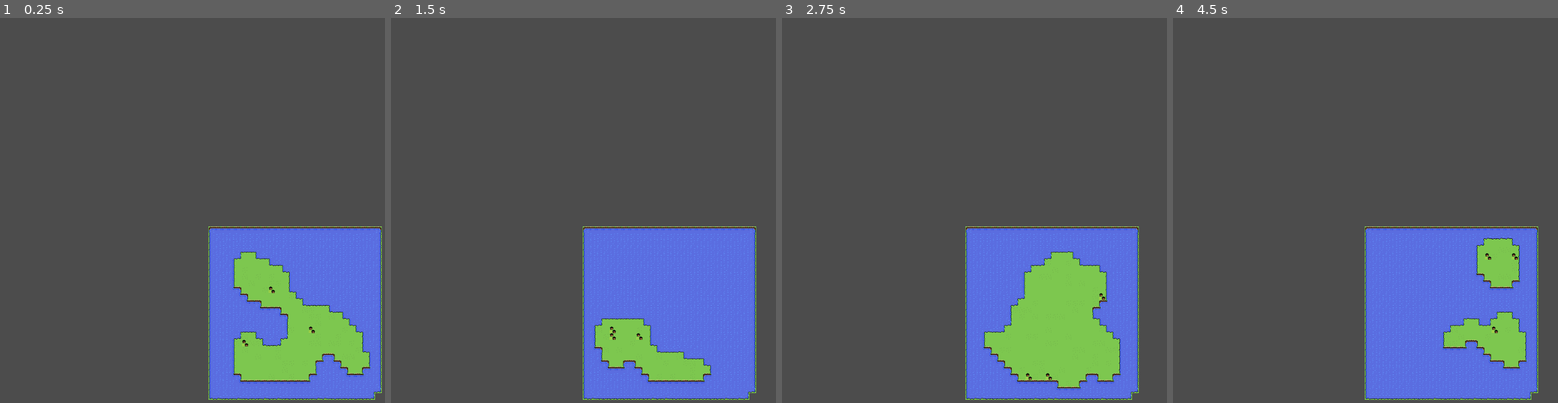
Above: before the commit, frames 1-4 (left to right).
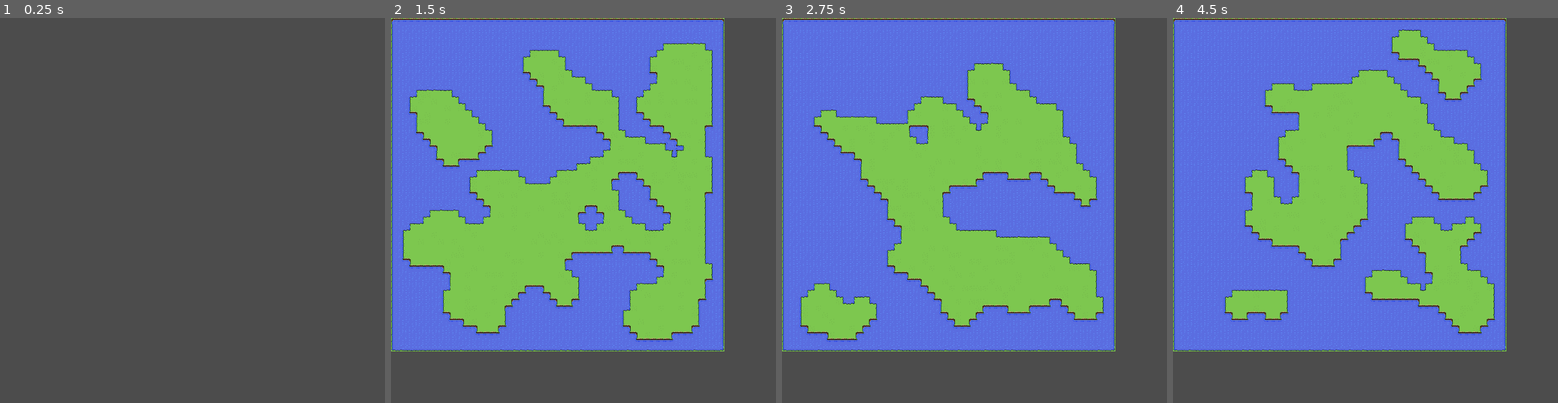
Above: after the commit, the same moments.

Repository: TheWongGuy/royalty
Game: Godot game, scene res://devscene.tscn
Two runs of this game, one before a commit and one after it. Both use one fixed random seed, a clock stepped at 60 frames per second and the inputs below.
Inputs (mouse positions are in pixels of both pictures, inside the frame that each line leads up to):
- Up to frame 1 (0.25 s): no input
- Up to frame 2 (1.5 s): tap Enter at 0.5 s; move the mouse to (691, 206) at 0.52 s; hold D 0.53-1.25 s; tap Space at 0.6, 0.77, 1.07 s; click (691, 206) at 0.67 s; drag from (514, 249) to (579, 310) at 1.27 s
- Up to frame 3 (2.75 s): tap Space at 2, 2.1 s; move the mouse to (1032, 133) at 2.02 s; hold D from 2.03 s (still down)
- Up to frame 4 (4.5 s): release D at 2.75 s; tap Enter at 2.75 s; drag from (1361, 310) to (1257, 164) at 2.77 s; tap Space at 3.5, 3.6, 3.77, 4.07 s; move the mouse to (1507, 287) at 3.52 s; hold A 3.53-4.25 s; drag from (1257, 164) to (1319, 121) at 4.27 s

The runs differ from the first frame. In frame 1, 20% of the frame differs, in the area x 54-100%, y 54-100%; in frame 2, 79%, in the area x 0-95%, y 0-100%; in frame 3, 78%; in frame 4, 79%.

Commit message:
Optimize World Generation Code

Diff:
--- a/devscene.tscn
+++ b/devscene.tscn
@@ -1,11 +1,11 @@
 [gd_scene load_steps=5 format=2]
 
 [ext_resource path="res://tiles/groundtiles.tres" type="TileSet" id=1]
-[ext_resource path="res://scripts/world_generation.gd" type="Script" id=2]
+[ext_resource path="res://scripts/map.gd" type="Script" id=2]
 [ext_resource path="res://scripts/camera_controller.gd" type="Script" id=3]
 [ext_resource path="res://scripts/animate_water.gd" type="Script" id=4]
 
-[node name="World" type="Node2D"]
+[node name="Map" type="Node2D"]
 script = ExtResource( 2 )
 
 [node name="TileMap" type="TileMap" parent="."]
@@ -21,12 +21,11 @@
 [node name="WaterAnimator" type="Node2D" parent="TileMap"]
 script = ExtResource( 4 )
 
-[node name="KingdomMap" type="TileMap" parent="."]
+[node name="CivilizationMap" type="TileMap" parent="."]
 tile_set = ExtResource( 1 )
 cell_size = Vector2( 16, 16 )
 cell_custom_transform = Transform2D( 16, 16, 0, 16, 0, 0 )
 format = 1
 
 [node name="Camera2D" type="Camera2D" parent="."]
-current = true
 script = ExtResource( 3 )
--- a/project.godot
+++ b/project.godot
@@ -10,12 +10,24 @@
 
 _global_script_classes=[ {
 "base": "Node2D",
+"class": "Cell",
+"language": "GDScript",
+"path": "res://scripts/Cell.gd"
+}, {
+"base": "Node2D",
 "class": "Kingdom",
 "language": "GDScript",
 "path": "res://scripts/kingdom.gd"
+}, {
+"base": "Node2D",
+"class": "Map",
+"language": "GDScript",
+"path": "res://scripts/map.gd"
 } ]
 _global_script_class_icons={
-"Kingdom": ""
+"Cell": "",
+"Kingdom": "",
+"Map": ""
 }
 
 [application]
--- /dev/null
+++ b/scripts/Cell.gd
@@ -0,0 +1,18 @@
+extends Node2D
+
+class_name Cell
+
+enum Type {
+	WATER = 2
+	LAND = 1
+	VILLAGE = 3
+}
+
+var location : Vector2
+var type : int
+var height : int # TODO: Implement perlin noise height?
+var land_mass # reference to land mass of current cell
+
+func  _init(location : Vector2, type : int):
+	self.location = location
+	self.type = type
--- a/scripts/animate_water.gd
+++ b/scripts/animate_water.gd
@@ -2,21 +2,21 @@
 
 var timeout = false
 var timer
-var tilemap
+var tile_map
 
 func _ready():
-	tilemap = get_parent()
-	timer = tilemap.get_node("WaterTimer")
+	tile_map = get_parent()
+	timer = tile_map.get_node("WaterTimer")
 	timer.connect("timeout", self, "_on_timer_timeout")
 
 func _process(delta):
 	if timeout == true:
-		for cell in tilemap.get_used_cells_by_id(Global.TILE_TYPE.WATER):
-			var tile = tilemap.get_cell_autotile_coord(cell.x, cell.y)
+		for cell in tile_map.get_used_cells_by_id(Cell.Type.WATER):
+			var tile = tile_map.get_cell_autotile_coord(cell.x, cell.y)
 			if(tile == Vector2(1, 1)):
-				tilemap.set_cell(cell.x, cell.y, Global.TILE_TYPE.WATER, false, false, false, Vector2(2, 1))
+				tile_map.set_cell(cell.x, cell.y, Cell.Type.WATER, false, false, false, Vector2(2, 1))
 			elif(tile == Vector2(2, 1)):
-				tilemap.set_cell(cell.x, cell.y, Global.TILE_TYPE.WATER, false, false, false, Vector2(1, 1))
+				tile_map.set_cell(cell.x, cell.y, Cell.Type.WATER, false, false, false, Vector2(1, 1))
 		timeout = false
 
 
--- a/scripts/global.gd
+++ b/scripts/global.gd
@@ -1,10 +1,4 @@
 extends Node
-
-const TILE_TYPE = {
-	'WATER': 2,
-	'LAND': 1,
-	'VILLAGE': 3
-}
 
 const CITY_NAME_PREFIXES = [
 	"Winter",
@@ -35,7 +29,3 @@
 	"Keep",
 	"Falls"
 ]
-
-const KINGDOMS = []
-
-const LAND_CELLS = []
--- /dev/null
+++ b/scripts/map.gd
@@ -0,0 +1,123 @@
+extends Node2D
+
+class_name Map
+
+export var water_percentage = 50
+export var map_size = Vector2(50, 50)
+export var civilization_count = 3
+
+var tile_map
+var civilization_map
+
+const CIVILIZATIONS = []
+const LAND_CELLS = []
+const CELL_MAP = {}
+
+func get_cell(location : Vector2) -> Cell:
+	return CELL_MAP[location] as Cell
+
+func _ready():
+	tile_map = get_node("TileMap")
+	civilization_map = get_node("CivilizationMap")
+
+func generate() -> void:
+	_generate_cell_map()
+	for _i in range(4):
+		_smooth()
+	_draw_map()
+
+func _generate_cell_map() -> void:
+	print("Generating Cell Map")
+	for x in map_size.x:
+		for y in map_size.y:
+			var location = Vector2(x, y)
+			var cell_type = randi() % 100
+			if cell_type < water_percentage:
+				CELL_MAP[location] = Cell.new(location, Cell.Type.WATER)
+				add_child(CELL_MAP[location])
+			else:
+				CELL_MAP[location] = Cell.new(location, Cell.Type.LAND)
+	_create_water_border()
+
+func _create_water_border() -> void:
+	for x in map_size.x:
+		get_cell(Vector2(x, 0)).type = Cell.Type.WATER
+		get_cell(Vector2(x, 1)).type = Cell.Type.WATER
+		get_cell(Vector2(x, map_size.y-1)).type = Cell.Type.WATER
+		get_cell(Vector2(x, map_size.y-2)).type = Cell.Type.WATER
+	for y in map_size.y:
+		get_cell(Vector2(0, y)).type = Cell.Type.WATER
+		get_cell(Vector2(1, y)).type = Cell.Type.WATER
+		get_cell(Vector2(map_size.x-1, y)).type = Cell.Type.WATER
+		get_cell(Vector2(map_size.x-2, y)).type = Cell.Type.WATER
+
+func _smooth() -> void:
+	for x in range(1, map_size.x-1):
+		for y in range(1, map_size.y-1):
+			_iterate_cell(Vector2(x, y))
+
+func _iterate_cell(location : Vector2) -> void:
+	var land_count = _get_neighbour_land_count(location)
+
+	if land_count < 4:
+		get_cell(location).type = Cell.Type.WATER
+	elif land_count > 4:
+		get_cell(location).type = Cell.Type.LAND
+
+# Consider moving this logic into cells, avoiding for now
+func _get_neighbour_land_count(location : Vector2) -> int:
+	var land_count = 0
+	var top_left = Vector2(location.x-1, location.y-1)
+	var bottom_right = Vector2(location.x+1, location.y+1)
+
+	for local_x in range(top_left.x, bottom_right.x + 1):
+		for local_y in range(top_left.y, bottom_right.y + 1):
+			var local_pos = Vector2(local_x, local_y)
+			if local_pos == location:
+				continue
+			if(local_pos.x <= -1 or local_pos.x >= map_size.x or local_pos.y <= -1 or local_pos.y >= map_size.y):
+				continue
+			if(get_cell(local_pos).type == Cell.Type.LAND):
+				land_count += 1
+
+	return land_count
+
+#func refresh_land_tiles():
+#	Global.LAND_CELLS.clear()
+#	for x in map_size.x:
+#		for y in map_size.y:
+#			var cell = tilemap.get_cell(x, y)
+#			if cell == TILE_TYPE.LAND:
+#				Global.LAND_CELLS.append(Vector2(x, y))
+#
+#func generate_civilizations():
+#	refresh_land_tiles()
+#	print("Generating Civilzations")
+#	for i in civilization_count:
+#		generate_civilization()
+#
+#func generate_civilization():
+#	var index = randi() % len(Global.LAND_CELLS)
+#	var cell = Global.LAND_CELLS[index]
+#	while(kingdommap.get_cellv(cell) == Global.TILE_TYPE.VILLAGE):
+#		index += 1
+#		index = index % len(Global.LAND_CELLS)
+#		cell = Global.LAND_CELLS[index]
+#
+#	var kingdom = Kingdom.new(Kingdom.generate_name(), cell)
+#	Global.KINGDOMS.append(kingdom)
+#	add_child(kingdom)
+#
+func _draw_map():
+	print("Drawing Map")
+	for cell in CELL_MAP.values():
+		tile_map.set_cellv(cell.location, cell.type)
+	_update_bitmask()
+
+func _update_bitmask():
+	tile_map.update_bitmask_region(Vector2(0, 0), map_size)
+
+func _input(ev):
+	var just_pressed = ev.is_pressed() and not ev.is_echo()
+	if ev is InputEventKey and ev.scancode == KEY_SPACE and just_pressed:
+		generate()
--- a/scripts/world_generation.gd
+++ /dev/null
@@ -1,130 +0,0 @@
-extends Node2D
-
-export var water_percentage = 50
-export var map_size = Vector2(25, 25)
-export var civilization_count = 3
-
-var TILE_TYPE = Global.TILE_TYPE
-
-var tilemap
-var kingdommap
-
-func generate_world():
-	_clear_kingdoms()
-	print("Generating Map")
-	place_cells()
-	create_water_border()
-	for i in range(4):
-		smooth()
-	update_bitmask()
-	generate_civilizations()
-
-
-func _clear_kingdoms() -> void:
-	for kingdom in Global.KINGDOMS:
-		kingdommap.set_cell(kingdom.location.x, kingdom.location.y, -1)
-		remove_child(kingdom)
-	Global.KINGDOMS.clear()
-
-# Called when the node enters the scene tree for the first time.
-func _ready():
-	tilemap = get_node("TileMap")
-	kingdommap = get_node("KingdomMap")
-	generate_world()
-
-func _input(ev):
-	var just_pressed = ev.is_pressed() and not ev.is_echo()
-	if ev is InputEventKey and ev.scancode == KEY_SPACE and just_pressed:
-		generate_world()
-
-func place_cells():
-	for x in map_size.x:
-		for y in map_size.y:
-			var cell_type = randi() % 100
-			if cell_type < water_percentage:
-				tilemap.set_cell(x, y, TILE_TYPE.WATER)
-			else:
-				tilemap.set_cell(x, y, TILE_TYPE.LAND)
-
-func create_water_border():
-	for x in map_size.x:
-		tilemap.set_cell(x, 0, TILE_TYPE.WATER)
-		tilemap.set_cell(x, map_size.y, TILE_TYPE.WATER)
-		tilemap.set_cell(x, 1, TILE_TYPE.WATER)
-		tilemap.set_cell(x, map_size.y-1, TILE_TYPE.WATER)
-	for y in map_size.y:
-		tilemap.set_cell(0, y, TILE_TYPE.WATER)
-		tilemap.set_cell(map_size.x, y, TILE_TYPE.WATER)
-		tilemap.set_cell(1, y, TILE_TYPE.WATER)
-		tilemap.set_cell(map_size.x-1, y, TILE_TYPE.WATER)
-
-func smooth():
-	for x in range(1, map_size.x-1):
-		for y in range(1, map_size.y-1):
-			iterate_cell(x, y)
-
-func iterate_cell(x, y):
-	var cell = tilemap.get_cell(x, y)
-	var cell_counts = get_neighbour_cell_count(x, y)
-
-	if cell_counts.WATER_COUNT > 4:
-		tilemap.set_cell(x, y, TILE_TYPE.WATER)
-	elif cell_counts.WATER_COUNT < 4:
-		tilemap.set_cell(x, y, TILE_TYPE.LAND)
-
-# Grabs neighbour cell count including diagonals
-func get_neighbour_cell_count(x, y):
-	var top_left = Vector2(x-1, y-1)
-	var bottom_right = Vector2(x+1, y+1)
-
-	if x-1 < 0:
-		top_left.x = 0
-	if y-1 < 0:
-		top_left.y = 0
-
-	if x+1 >= map_size.x:
-		bottom_right.x = map_size.x - 1
-	if y+1 >= map_size.y:
-		bottom_right.y = map_size.y - 1
-
-	var water_count = 0
-	var land_count = 0
-
-	for local_x in range(top_left.x, bottom_right.x + 1):
-		for local_y in range(top_left.y, bottom_right.y + 1):
-			if local_x == x and local_y == y:
-				continue
-			match tilemap.get_cell(local_x, local_y):
-				TILE_TYPE.WATER:
-					water_count += 1
-				TILE_TYPE.LAND:
-					land_count += 1
-	return {'WATER_COUNT': water_count, 'LAND_COUNT': land_count}
-
-func update_bitmask():
-	tilemap.update_bitmask_region(Vector2(0, 0), map_size)
-
-func refresh_land_tiles():
-	Global.LAND_CELLS.clear()
-	for x in map_size.x:
-		for y in map_size.y:
-			var cell = tilemap.get_cell(x, y)
-			if cell == TILE_TYPE.LAND:
-				Global.LAND_CELLS.append(Vector2(x, y))
-
-func generate_civilizations():
-	refresh_land_tiles()
-	print("Generating Civilzations")
-	for i in civilization_count:
-		generate_civilization()
-
-func generate_civilization():
-	var index = randi() % len(Global.LAND_CELLS)
-	var cell = Global.LAND_CELLS[index]
-	while(kingdommap.get_cellv(cell) == Global.TILE_TYPE.VILLAGE):
-		index += 1
-		cell = Global.LAND_CELLS[index]
-
-	var kingdom = Kingdom.new(Kingdom.generate_name(), cell)
-	Global.KINGDOMS.append(kingdom)
-	add_child(kingdom)
